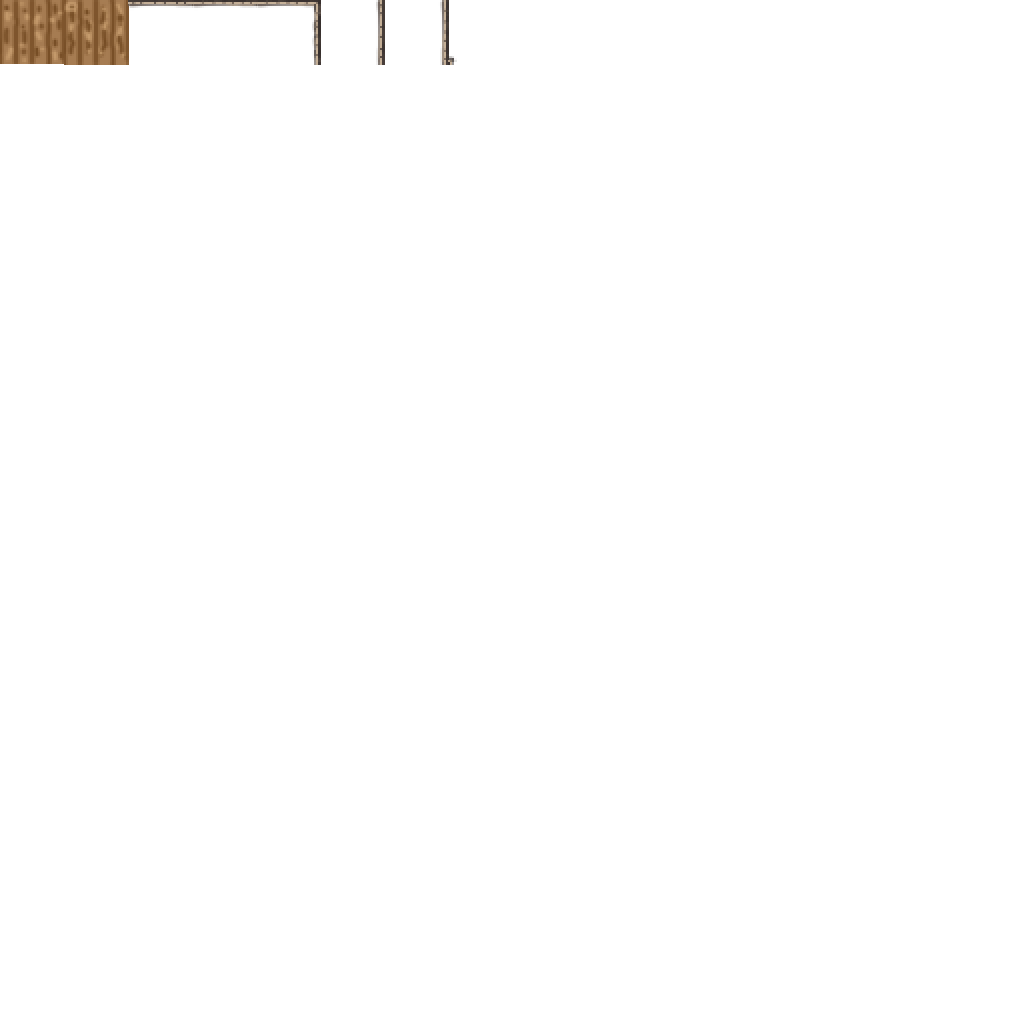
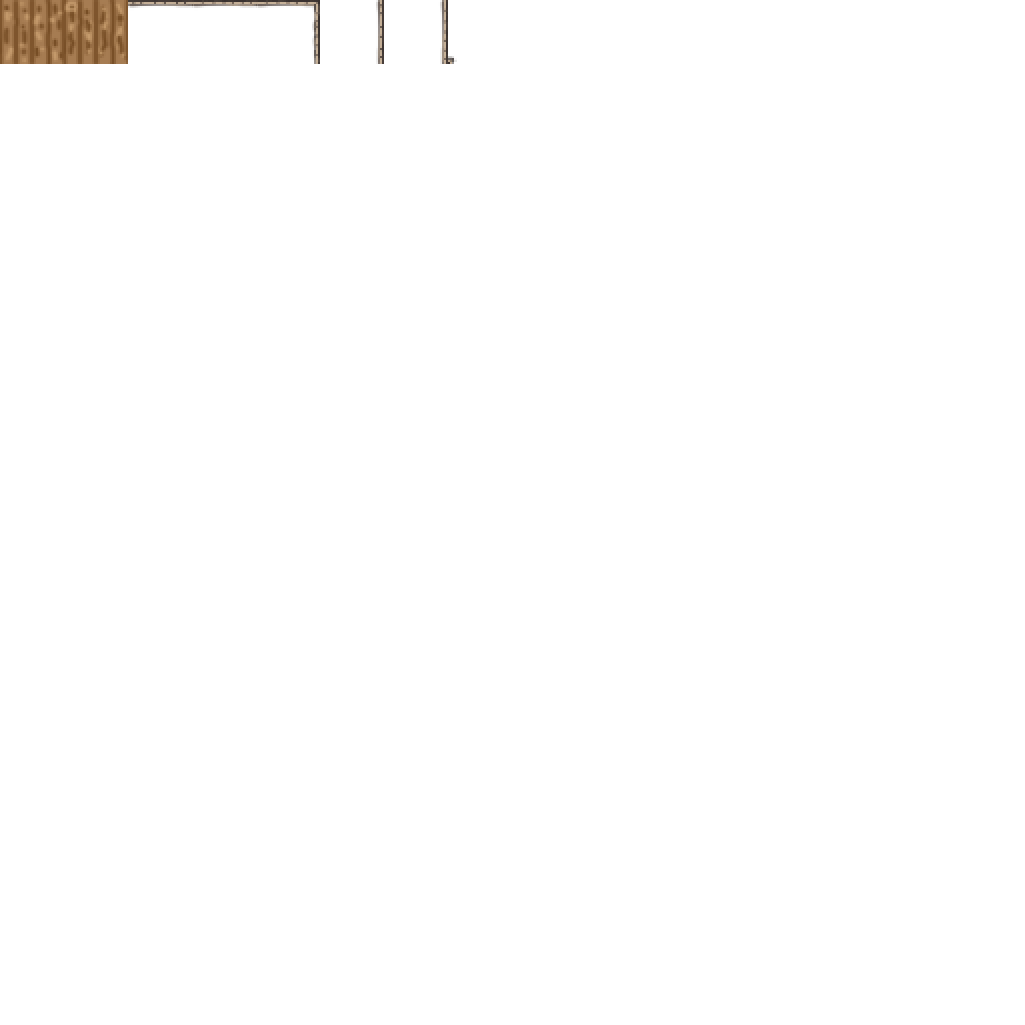
Before/after of a 1025 × 1025 layered artwork. What changed in the layer stack:
painted on "WallCorner" over (314, 0, 321, 65)
painted on "Wall2Side" over (440, 0, 449, 65)
painted on "Wall1Side" over (376, 0, 385, 65)
painted on "Floor2" over (64, 4, 129, 65)
